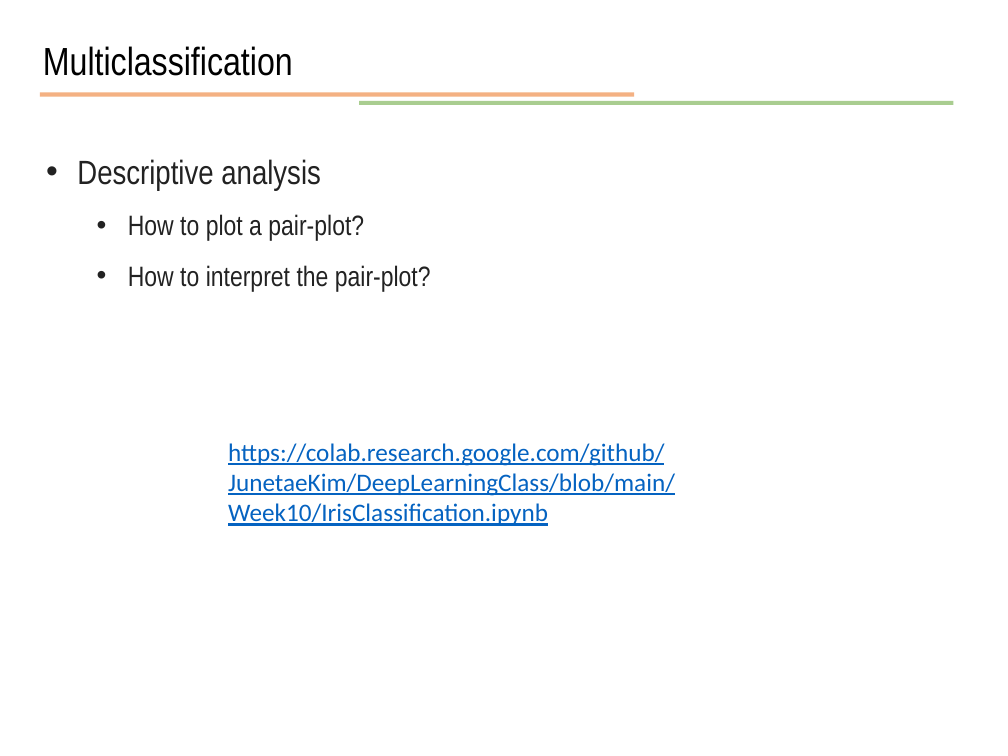
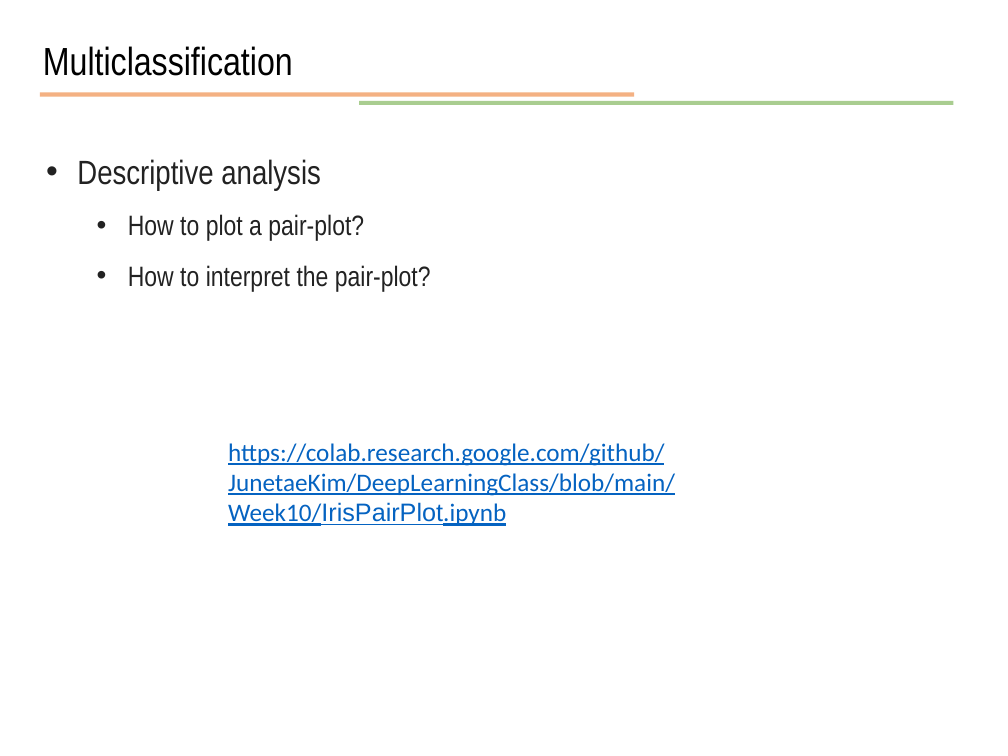
Before and after one commit to JunetaeKim/DeepLearningClass, a slide deck: slide 7 of Week10/week10 Introduction to tensorflow.pptx. Drawn at 1008x756 pixels with LibreOffice and Linux fonts; fonts in the diff are those of the drawing. Boxes give left, top, right and bottom in pixels: in the first picture for what was removed or moved away, otherwise in the second. Text is boxed around its words. In the diff, an @@ line names an element or a change of style, - is before the commit and + after.

Commit message:
revised

```diff
--- a/Week10/week10 Introduction to tensorflow.pptx
+++ b/Week10/week10 Introduction to tensorflow.pptx
@@ text at (228,443,675,526): text changed @@
-https://colab.research.google.com/github/JunetaeKim/DeepLearningClass/blob/main/Week10/IrisClassification.ipynb
+https://colab.research.google.com/github/JunetaeKim/DeepLearningClass/blob/main/Week10/IrisPairPlot.ipynb
```
